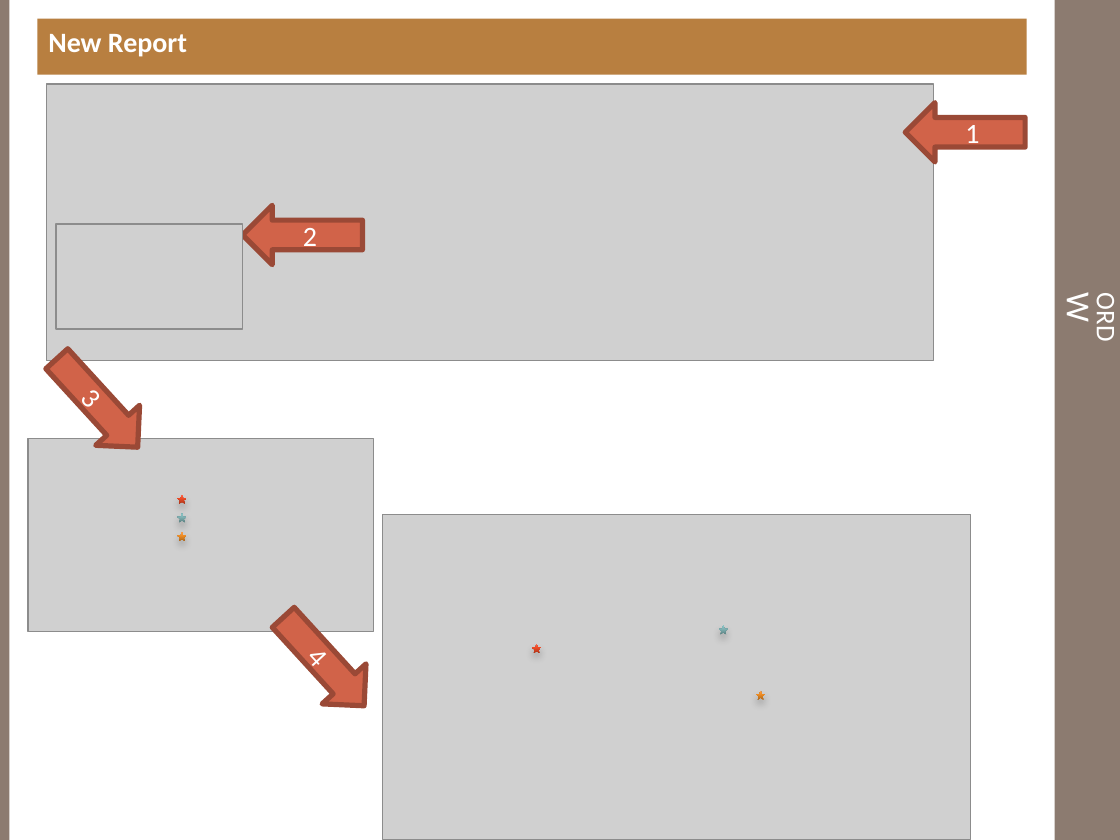
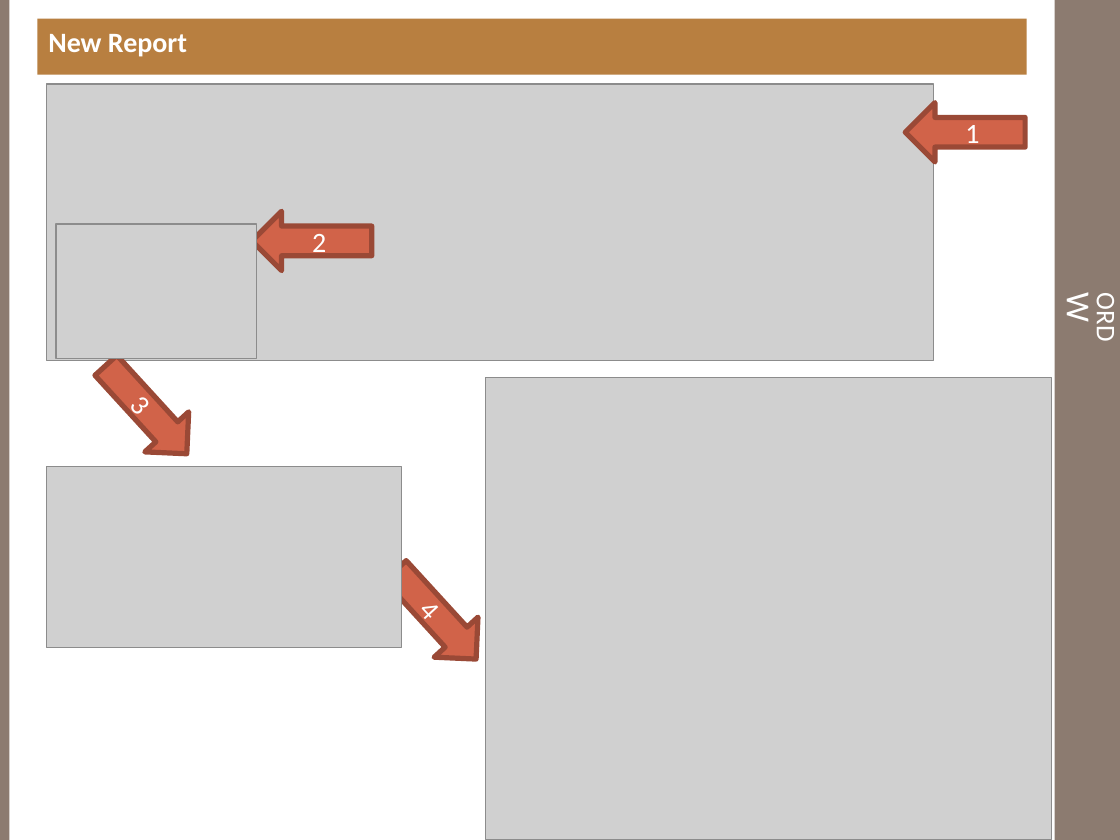
Before and after one commit to essamsalah/Invent_iR, a slide deck: slide 4 of Branches/2.0/doc/iResearch User Guide.pptx. Drawn at 1120x840 pixels with LibreOffice and Linux fonts; fonts in the diff are those of the drawing; grey boxes stand for pictures. Boxes give left, top, right and bottom in pixels: in the first picture for what was removed or moved away, otherwise in the second. Text is boxed around its words. In the diff, an @@ line names an element or a change of style, - is before the commit and + after.

```diff
--- a/Branches/2.0/doc/iResearch User Guide.pptx
+++ b/Branches/2.0/doc/iResearch User Guide.pptx
@@ picture: place and size @@
-picture at [56, 224, 243, 329]
+picture at [56, 224, 256, 358]
@@ right arrow "2": place and size @@
-right arrow "2" at [243, 205, 363, 264]
+right arrow "2" at [252, 212, 372, 271]
@@ right arrow "3": place and size @@
-right arrow "3" at [35, 338, 159, 467]
+right arrow "3" at [84, 345, 208, 474]
@@ picture: place and size @@
-picture at [383, 514, 971, 840]
+picture at [485, 377, 1052, 840]
@@ picture: place and size @@
-picture at [28, 439, 373, 632]
+picture at [47, 467, 402, 648]
@@ star removed at [177, 495, 186, 504] @@
@@ star removed at [177, 513, 186, 522] @@
@@ star removed at [177, 532, 186, 541] @@
@@ right arrow "4": place and size @@
-right arrow "4" at [261, 597, 385, 726]
+right arrow "4" at [373, 551, 497, 680]
@@ star removed at [719, 625, 728, 634] @@
@@ star removed at [532, 644, 541, 653] @@
@@ star removed at [756, 691, 765, 700] @@
```
Also in this commit, not shown: 4 other slides changed, 3 slides removed, 4 other files.
